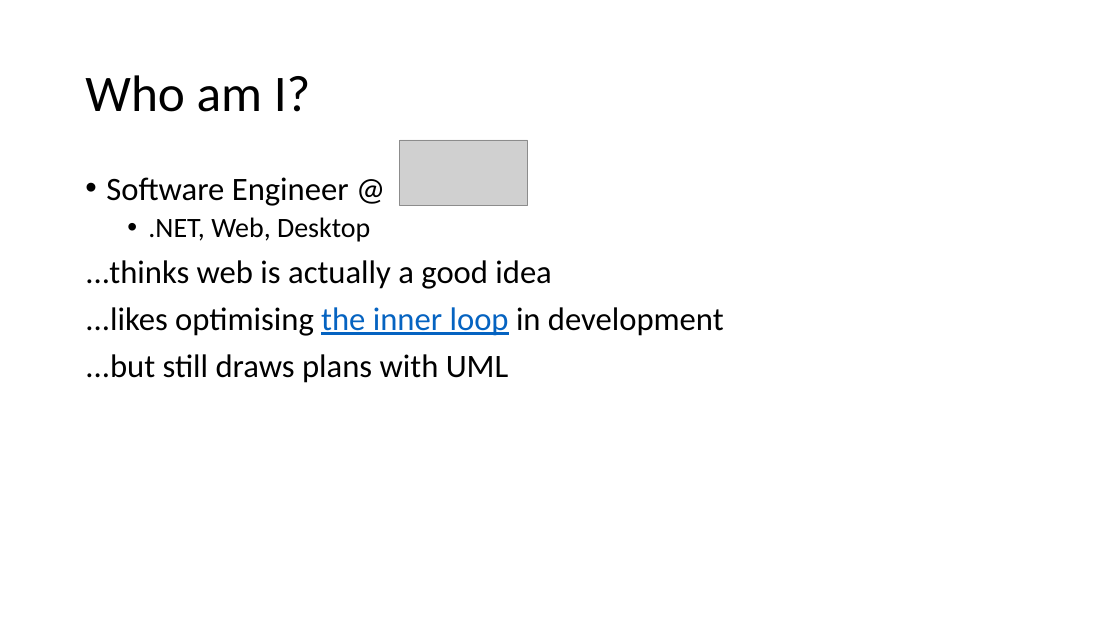
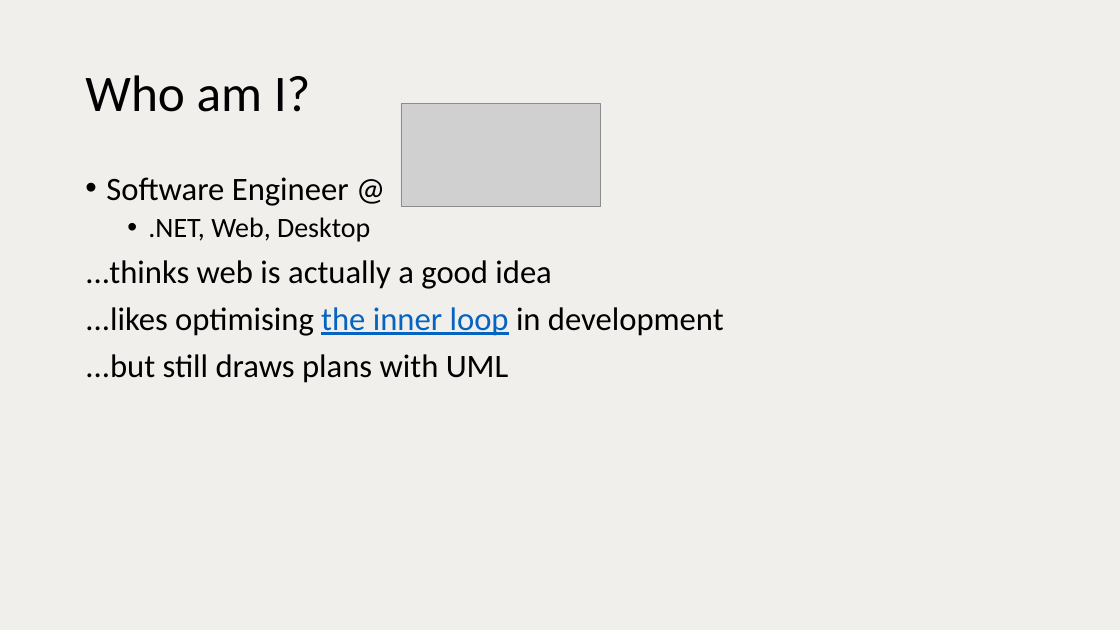
Before and after one commit to vuorinem/ADNUGTalk, a slide deck: slide 3 of Aurelia.pptm. Drawn at 1120x630 pixels with LibreOffice and Linux fonts; fonts in the diff are those of the drawing; grey boxes stand for pictures. Boxes give left, top, right and bottom in pixels: in the first picture for what was removed or moved away, otherwise in the second. Text is boxed around its words. In the diff, an @@ line names an element or a change of style, - is before the commit and + after.

```diff
--- a/Aurelia.pptm
+++ b/Aurelia.pptm
@@ background #FFFFFF to #F0EFEC @@
@@ picture added at [401,103,601,207] @@
@@ picture removed at [400,140,528,206] @@
```
Also in this commit, not shown: 18 other slides changed, 7 slides added, 5 slides removed.
